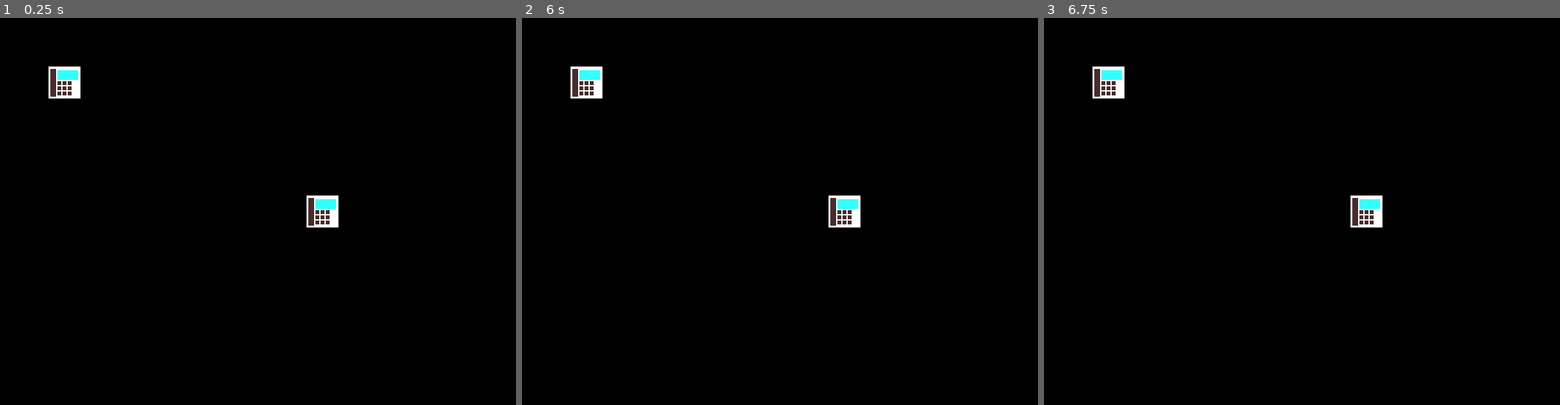
Above: before the commit, frames 1-3 (left to right).
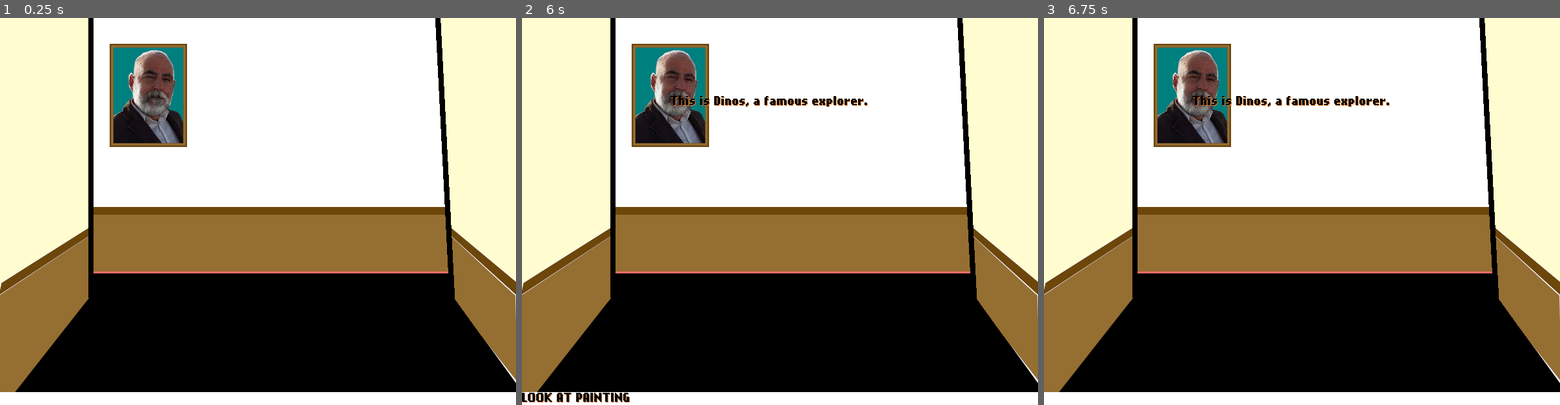
Above: after the commit, the same moments.

Repository: ditikos/GDAdvConcepts
Game: Godot game, scene res://WorldTest.tscn
Same seed, same stepped clock (60 frames per second), same inputs: the game is played once before the commit and once after it.
Inputs (mouse positions are in pixels of both pictures, inside the frame that each line leads up to):
- Up to frame 1 (0.25 s): no input
- Up to frame 2 (6 s): tap Enter at 0.5, 2, 3.5 s; move the mouse to (583, 83) at 0.52 s; click (583, 83) at 0.67 s; tap Space at 1.25, 2.75, 4.25 s; move the mouse to (841, 211) at 1.27 s; click (841, 211) at 1.42 s; move the mouse to (831, 126) at 2.02 s; click (831, 126) at 2.17 s; move the mouse to (754, 288) at 2.77 s; click (754, 288) at 2.92 s; move the mouse to (934, 269) at 3.52 s; click (934, 269) at 3.67 s; move the mouse to (625, 153) at 4.27 s; click (625, 153) at 4.42 s; move the mouse to (805, 211) at 5.02 s; click (805, 211) at 5.17 s; move the mouse to (702, 114) at 5.77 s; click (702, 114) at 5.92 s
- Up to frame 3 (6.75 s): move the mouse to (1415, 192) at 6.52 s; click (1415, 192) at 6.67 s

The runs differ from the first frame. In frame 1, 73% of the frame differs, in the area x 0-100%, y 0-100%; in frame 2, 72%; in frame 3, 73%.

Commit message:
GDADV-002 Added backdrop

Diff:
--- a/ObjectTemplate.tscn
+++ b/ObjectTemplate.tscn
@@ -1,7 +1,26 @@
-[gd_scene format=2]
+[gd_scene load_steps=3 format=2]
+
+[sub_resource type="DynamicFontData" id=1]
+font_path = "res://assets/Fonts/nokiafc22.ttf"
+
+[sub_resource type="DynamicFont" id=2]
+size = 15
+font_data = SubResource( 1 )
 
 [node name="ObjectTemplate" type="Area2D"]
 
 [node name="Sprite" type="Sprite" parent="."]
 
+[node name="txtDescription" type="Label" parent="Sprite"]
+visible = false
+margin_right = 81.0
+margin_bottom = 22.0
+custom_fonts/font = SubResource( 2 )
+custom_colors/font_color = Color( 0, 0, 0, 1 )
+custom_colors/font_color_shadow = Color( 0.937255, 0.458824, 0.054902, 1 )
+align = 1
+__meta__ = {
+"_edit_use_anchors_": false
+}
+
 [node name="CollisionShape2D" type="CollisionShape2D" parent="."]
--- /dev/null
+++ b/Player.gd
@@ -0,0 +1,17 @@
+extends Node
+
+
+# Declare member variables here. Examples:
+# var a: int = 2
+# var b: String = "text"
+
+
+# Called when the node enters the scene tree for the first time.
+func _ready() -> void:
+	add_to_group("ego")
+
+
+func say(text,objcaller):
+	var txtDescription = objcaller.find_node("txtDescription",true,false)
+	txtDescription.text = text
+	txtDescription.show()
--- a/WorldTest.gd
+++ b/WorldTest.gd
@@ -1,6 +1,5 @@
 extends Node2D
 
-var objectPNG = preload("res://assets/wall_phone.png")
 var ObjectTemplate = preload("res://ObjectTemplate.tscn")
 var dict = {}
 
@@ -22,32 +21,50 @@
 
 func parse_JSON(content):
 	var dict = JSON.parse(content)
+	print(content)
 	if dict.error == OK:
 		var data = dict.result
 #		print(typeof(data))
 #		print(data)
-#		print(data.room.body.objects)
+#		print(data.room.body.objects)"
+		$Background.texture = load("res://assets/"+data.room.image)
 		var objects = data.room.body.objects
 		var count = 0
 		for object in objects:
 			var objGroup = data.room.group + "Objects"
 			var objScript = data.room.group + "Script.gd"
-			var resScript = load("res://assets/GameScripts/"+object.name+"_script.gd")
+			# check if script exists
+			var resScript = null
+			var scriptPath = "res://assets/GameScripts/"+object.name+"_script.gd"
+			if fileCheck(scriptPath):
+				resScript = load(scriptPath)
+			# end check
 			var tmp = ObjectTemplate.instance()
 			tmp.name = object.name
-			tmp.get_node("Sprite").texture = objectPNG
 			tmp.position = Vector2(object.x, object.y)
 			var shape = RectangleShape2D.new()
 			tmp.get_node("CollisionShape2D").shape = shape
 
 			# currently only 1 state supported (state0)
 			for state in object.states:
+				print(state.image)
 				shape.extents = Vector2(state.hs_x / 2, state.hs_y / 2)
+				tmp.get_node("Sprite").texture = load("res://assets/"+state.image)
 			tmp.add_to_group(objGroup)
-			#tmp.get_node(".").set_script(resScript)
-			tmp.get_node(".").script = resScript
+
+			# then add the script
+			if resScript != null:
+				tmp.script = resScript
+			# end add script
 			add_child(tmp)
 	else:
 		print("Error: ", dict.error)
 		print("Error Line: ", dict.error_line)
 		print("Error String:", dict.error_string)
+
+func fileCheck(resource_path):
+	var check = false
+	var filePath = File.new()
+	check = filePath.file_exists(resource_path)
+	filePath.close()
+	return check
--- a/WorldTest.tscn
+++ b/WorldTest.tscn
@@ -1,7 +1,15 @@
-[gd_scene load_steps=3 format=2]
+[gd_scene load_steps=6 format=2]
 
 [ext_resource path="res://WorldTest.gd" type="Script" id=1]
 [ext_resource path="res://assets/background.png" type="Texture" id=2]
+[ext_resource path="res://Player.gd" type="Script" id=3]
+
+[sub_resource type="DynamicFontData" id=2]
+font_path = "res://assets/Fonts/nokiafc22.ttf"
+
+[sub_resource type="DynamicFont" id=1]
+size = 15
+font_data = SubResource( 2 )
 
 [node name="WorldTest" type="Node2D"]
 script = ExtResource( 1 )
@@ -9,3 +17,42 @@
 [node name="Background" type="Sprite" parent="."]
 texture = ExtResource( 2 )
 centered = false
+
+[node name="Player" type="Node" parent="."]
+script = ExtResource( 3 )
+
+[node name="CanvasLayer" type="CanvasLayer" parent="."]
+
+[node name="MarginContainer" type="MarginContainer" parent="CanvasLayer"]
+anchor_top = 1.0
+anchor_right = 1.0
+anchor_bottom = 1.0
+margin_top = -20.0
+custom_constants/margin_right = 0
+custom_constants/margin_top = 0
+custom_constants/margin_left = 0
+custom_constants/margin_bottom = 0
+__meta__ = {
+"_edit_use_anchors_": false
+}
+
+[node name="VBoxContainer" type="VBoxContainer" parent="CanvasLayer/MarginContainer"]
+margin_right = 800.0
+margin_bottom = 20.0
+
+[node name="CommandBackground" type="ColorRect" parent="CanvasLayer/MarginContainer/VBoxContainer"]
+margin_right = 800.0
+margin_bottom = 20.0
+rect_min_size = Vector2( 0, 20 )
+
+[node name="commandText" type="Label" parent="CanvasLayer/MarginContainer/VBoxContainer/CommandBackground"]
+anchor_right = 1.0
+anchor_bottom = 1.0
+rect_min_size = Vector2( 0, 20 )
+custom_fonts/font = SubResource( 1 )
+custom_colors/font_color = Color( 0, 0, 0, 1 )
+custom_colors/font_color_shadow = Color( 0.741176, 0.407843, 0.137255, 1 )
+valign = 1
+__meta__ = {
+"_edit_use_anchors_": false
+}
--- /dev/null
+++ b/assets/GameScripts/dinos_script.gd
@@ -0,0 +1,42 @@
+extends Area2D
+
+onready var TxtLabel = find_node("txtDescription", true, false)
+onready var CommandText = get_tree().get_root().find_node("commandText", true, false)
+
+var count = 0
+var timer
+
+func _ready():
+	timer = Timer.new()
+	add_child(timer)
+	connect("input_event", self, "_on_ObjectTemplate_input_event")
+	connect("mouse_entered", self, "_on_ObjectTemplate_mouse_entered")
+	connect("mouse_exited", self, "_on_ObjectTemplate_mouse_exited")
+
+
+func _on_ObjectTemplate_input_event(viewport, event, shape_idx):
+	if event is InputEventMouseButton:
+		if event.button_index == BUTTON_LEFT:
+			if event.pressed:
+				print("[WPH01] Left button was clicked at ", event.position)
+				egoSay("This is Dinos, a famous explorer.")
+			else:
+				print("[WPH01] Left button was released")
+		if event.button_index == BUTTON_WHEEL_DOWN:
+			print("[WPH01] Wheel down")
+
+func _on_ObjectTemplate_mouse_entered():
+	CommandText.text = "LOOK AT PAINTING"
+
+func _on_ObjectTemplate_mouse_exited():
+	CommandText.text = ""
+
+
+func egoSay(text):
+	get_tree().call_group("ego","say",text,self)
+	timer.set_wait_time(1.0)
+	timer.connect("timeout", self, "_remove_text")
+	timer.start()
+
+func _remove_text():
+	TxtLabel.hide()
--- a/assets/script.json
+++ b/assets/script.json
@@ -2,34 +2,20 @@
    "room":{
       "group":"Lobby",
       "name":"The Lobby",
-      "image":"",
+      "image":"room001a.png",
       "body":{
          "objects":[
             {
-               "name":"wph01",
-               "x":100,
-               "y":100,
-               "w":50,
-               "h":50,
+               "name":"dinos",
+               "x":230,
+               "y":120,
+               "w":120,
+               "h":160,
                "states":[
                   {
-                     "hs_x":30,
-                     "hs_y":30,
-                     "image":"wall_phone.png"
-                  }
-               ]
-            },
-            {
-               "name":"wph02",
-               "x":500,
-               "y":300,
-               "w":50,
-               "h":50,
-               "states":[
-                  {
-                     "hs_x":50,
-                     "hs_y":50,
-                     "image":"wall_phone.png"
+                     "hs_x":120,
+                     "hs_y":160,
+                     "image":"dinos_portrait.png"
                   }
                ]
             }
--- a/assets/script001.json
+++ b/assets/script001.json
@@ -1,38 +1,39 @@
 {
-    "room":{
-       "name":"The Lobby",
-       "image":"",
-       "body":{
-          "objects":[
-             {
-                "name":"wph01",
-                "x":100,
-                "y":100,
-                "w":50,
-                "h":50,
-                "states":[
-                   {
-                      "hs_x":50,
-                      "hs_y":50,
-                      "image":"wall_phone.png"
-                   }
-                ]
-             },
-             {
-                "name":"wph02",
-                "x":500,
-                "y":300,
-                "w":50,
-                "h":50,
-                "states":[
-                   {
-                      "hs_x":50,
-                      "hs_y":50,
-                      "image":"wall_phone.png"
-                   }
-                ]
-             }
-          ]
-       }
-    }
- }
+   "room":{
+      "group":"Lobby",
+      "name":"The Lobby",
+      "image":"room001a.png",
+      "body":{
+         "objects":[
+            {
+               "name":"wph01",
+               "x":100,
+               "y":100,
+               "w":50,
+               "h":50,
+               "states":[
+                  {
+                     "hs_x":30,
+                     "hs_y":30,
+                     "image":"wall_phone.png"
+                  }
+               ]
+            },
+            {
+               "name":"wph02",
+               "x":500,
+               "y":300,
+               "w":50,
+               "h":50,
+               "states":[
+                  {
+                     "hs_x":50,
+                     "hs_y":50,
+                     "image":"wall_phone.png"
+                  }
+               ]
+            }
+         ]
+      }
+   }
+}
Binary file added: assets/Fonts/ShylockNbpRegular.ttf
Binary file added: assets/Fonts/nokiafc22.ttf
Binary file added: assets/dinos_portrait.png
Not shown, added: assets/dinos_portrait.png.import
Binary file added: assets/room001a.png
Not shown, added: assets/room001a.png.import
